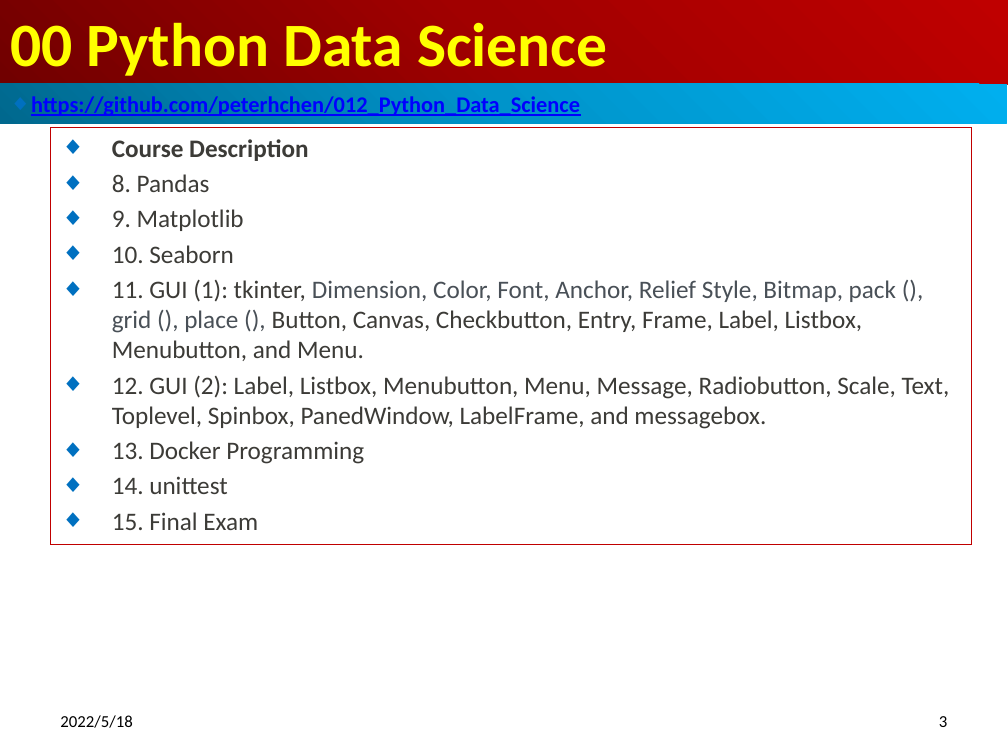
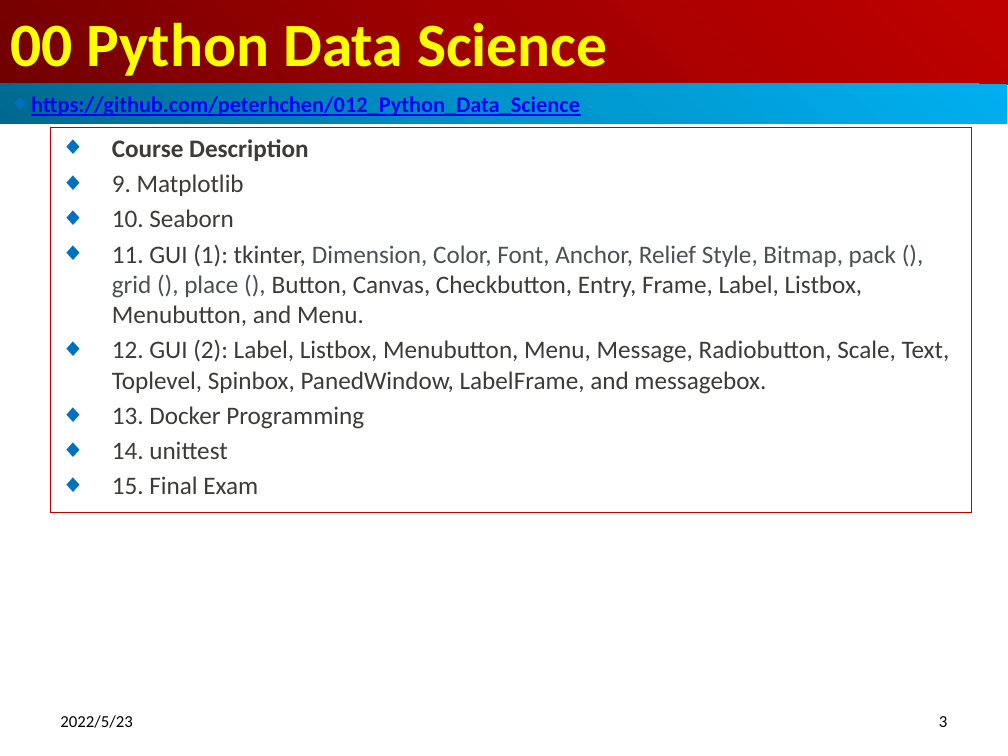
Before and after one commit to peterhchen/012_Python_Data_Science, a slide deck: slide 3 of 00_Python_DataScience_Syllabus.pptx. Drawn at 1008x756 pixels with LibreOffice and Linux fonts; fonts in the diff are those of the drawing. Boxes give left, top, right and bottom in pixels: in the first picture for what was removed or moved away, otherwise in the second. Text is boxed around its words. In the diff, an @@ line names an element or a change of style, - is before the commit and + after.

```diff
--- a/00_Python_DataScience_Syllabus.pptx
+++ b/00_Python_DataScience_Syllabus.pptx
@@ subtitle "Course Description": place and size @@
-subtitle "Course Description" at <box>50,127,971,544</box>
+subtitle "Course Description" at <box>50,127,971,513</box>
@@ subtitle at <box>112,174,210,192</box>: paragraph removed @@
-◆ 8. Pandas
@@ text at <box>60,715,132,728</box>: text changed @@
-2022/5/18
+2022/5/23
```
Also in this commit, not shown: 5 other slides changed.
